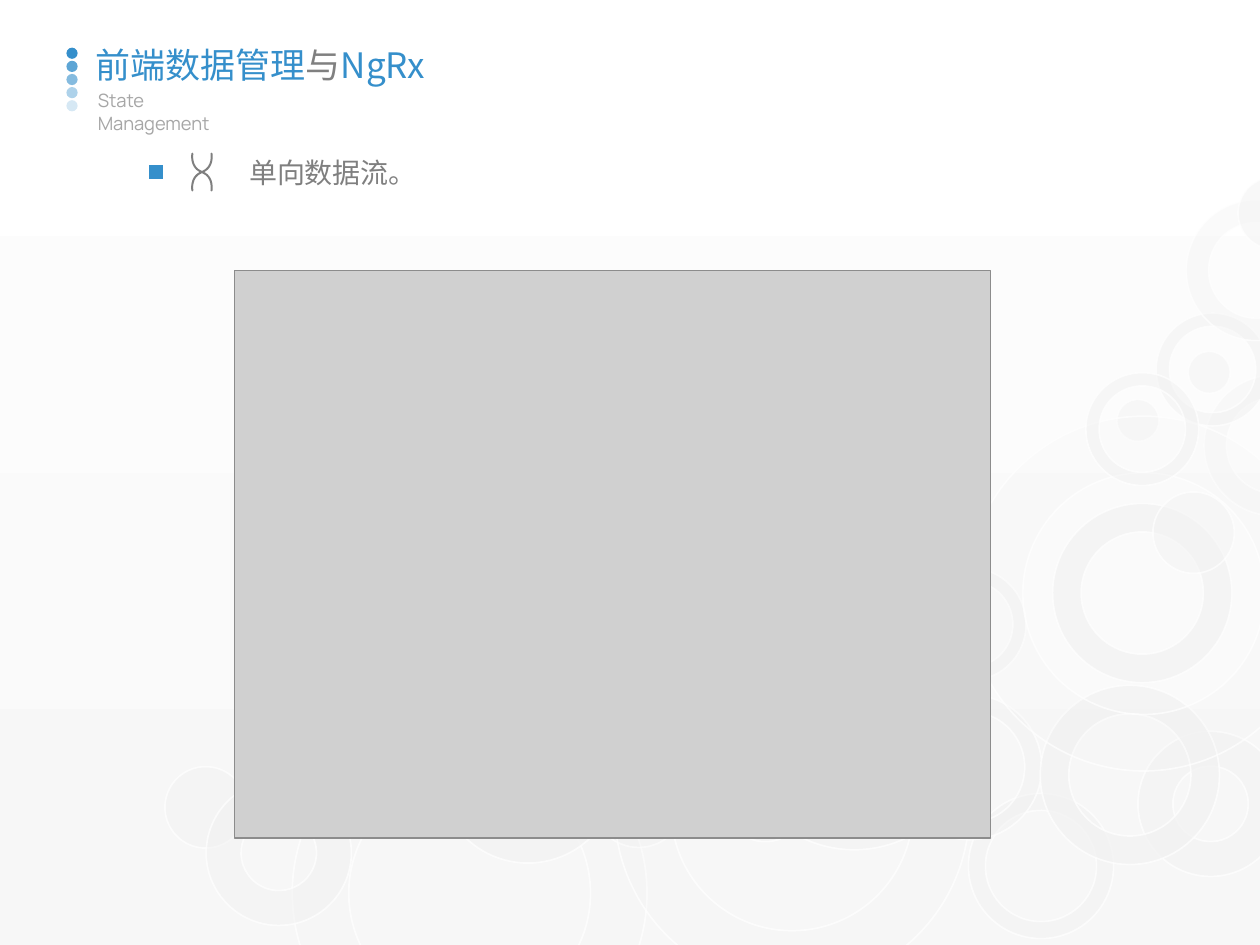
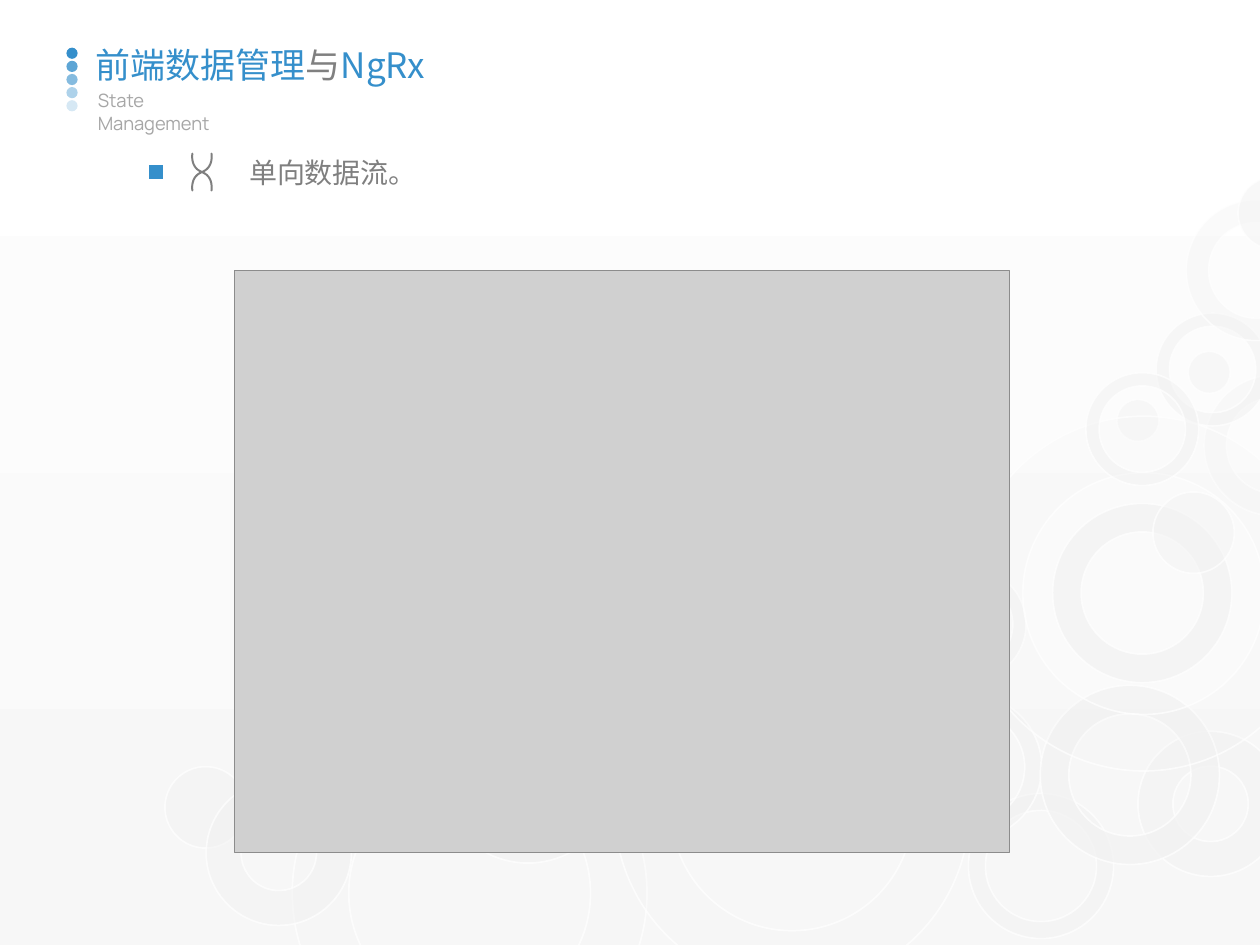
Before and after one commit to watermoonlx/playground-v2, a slide deck: slide 24 of ppt/RxJS & NgRxj.pptx (slide 20 before the commit). Drawn at 1260x945 pixels with LibreOffice and Linux fonts; fonts in the diff are those of the drawing; grey boxes stand for pictures. Boxes give left, top, right and bottom in pixels: in the first picture for what was removed or moved away, otherwise in the second. Text is boxed around its words. In the diff, an @@ line names an element or a change of style, - is before the commit and + after.

```diff
--- a/ppt/RxJS & NgRxj.pptx
+++ b/ppt/RxJS & NgRxj.pptx
@@ picture resized from (x1=234, y1=271, x2=990, y2=838) to (x1=234, y1=271, x2=1009, y2=853) @@
@@ ellipse removed at (x1=722, y1=757, x2=809, y2=844) @@
```
Also in this commit, not shown: 3 other slides changed, 7 slides added, 22 slides removed, 13 other files.
